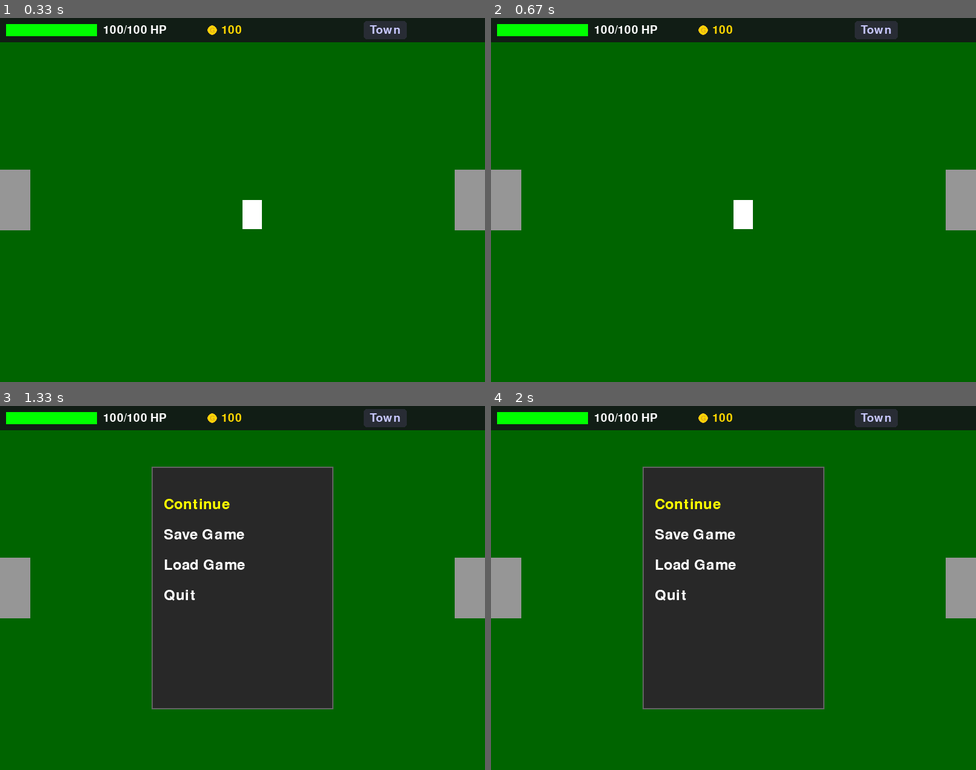
Above: before the commit, frames 1-4 (two rows, left to right).
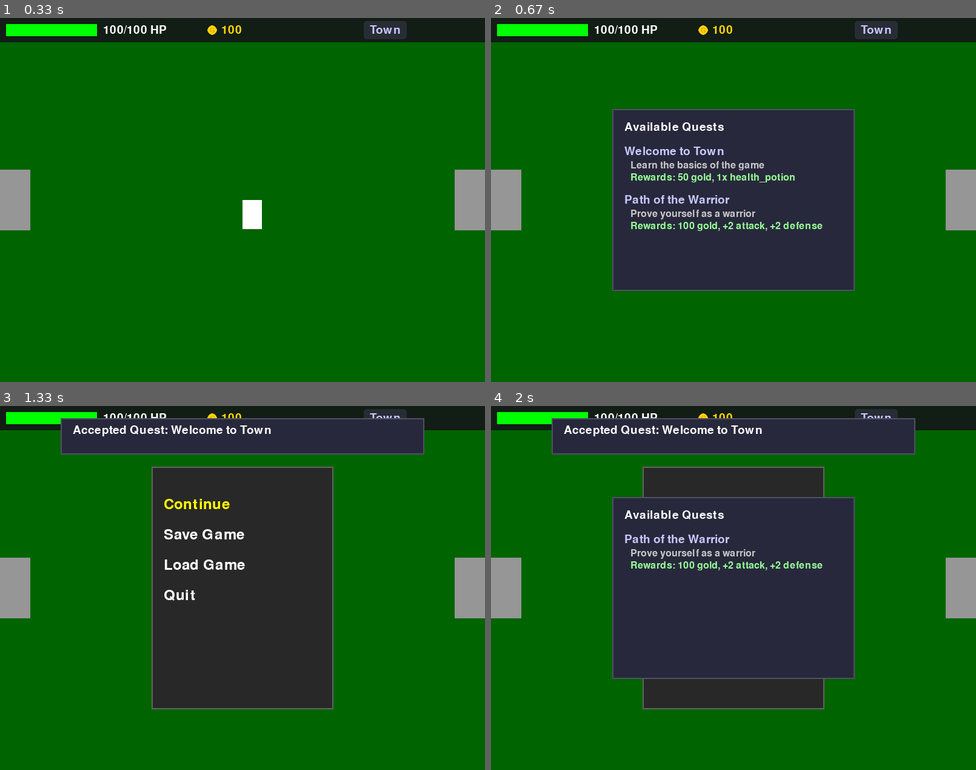
Above: after the commit, the same moments.

Repository: adamjohnlea/pygame-rpg
Game: pygame game, started from main.py
Same seed, same stepped clock (60 frames per second), same inputs: the game is played once before the commit and once after it.
Inputs:
- Up to frame 1 (0.33 s): no input
- Up to frame 2 (0.67 s): tap J at 0.33 s
- Up to frame 3 (1.33 s): tap Enter at 0.67 s; tap Esc at 1 s
- Up to frame 4 (2 s): hold J 1.33-1.8 s; hold D 1.33-1.8 s

Frame 1 is identical in both runs. In frame 2, 25% of the frame differs, in the area x 25-75%, y 25-75%; in frame 3, 7.3%; in frame 4, 16%.

Commit message:
Implement quest acceptance system and reward notifications

Diff:
--- a/game/game_state.py
+++ b/game/game_state.py
@@ -6,6 +6,7 @@
         self.combat_active = False
         self.current_state = "game"
         self.quest_log_active = False
+        self.available_quests_active = False
 
     def toggle_menu(self):
         self.menu_active = not self.menu_active
@@ -42,6 +43,9 @@
         else:
             self.current_state = "game"
 
+    def toggle_available_quests(self):
+        self.available_quests_active = not self.available_quests_active
+
     def is_menu_active(self):
         return self.menu_active
 
@@ -56,3 +60,6 @@
 
     def is_quest_log_active(self):
         return self.quest_log_active
+
+    def is_available_quests_active(self):
+        return self.available_quests_active
--- a/game/quest.py
+++ b/game/quest.py
@@ -8,7 +8,13 @@
         self.description = quest_data['description']
         self.objectives = quest_data['objectives']
         self.rewards = quest_data['rewards']
-        self.status = quest_data['status']  # not_started, in_progress, completed, rewarded
+        self.status = 'available'  # available, accepted, completed, rewarded
+
+    def accept(self):
+        if self.status == 'available':
+            self.status = 'accepted'
+            return True
+        return False
 
     def check_objective_completion(self, objective_id):
         for objective in self.objectives:
@@ -17,11 +23,14 @@
         return False
 
     def complete_objective(self, objective_id):
+        if self.status != 'accepted':
+            return False
         for objective in self.objectives:
             if objective['id'] == objective_id:
                 objective['completed'] = True
                 break
         self._update_status()
+        return True
 
     def _update_status(self):
         if self.status == 'rewarded':
@@ -41,10 +50,26 @@
         total = len(self.objectives)
         return completed, total
 
+    def get_reward_description(self):
+        """Returns a human-readable description of the quest rewards"""
+        rewards = []
+        if 'gold' in self.rewards:
+            rewards.append(f"{self.rewards['gold']} gold")
+        if 'items' in self.rewards:
+            for item in self.rewards['items']:
+                qty = item.get('quantity', 1)
+                rewards.append(f"{qty}x {item['id']}")
+        if 'stats' in self.rewards:
+            for stat, value in self.rewards['stats'].items():
+                rewards.append(f"+{value} {stat}")
+        return ", ".join(rewards)
+
 class QuestManager:
     def __init__(self):
         self.quests = {}
         self.active_quests = []
+        self.available_quests = []
+        self.pending_rewards = []  # List to track rewards that need to be shown
         self.load_quests()
 
     def load_quests(self):
@@ -53,27 +78,30 @@
             with open(quest_file) as f:
                 quest_data = json.load(f)
                 for quest in quest_data['quests']:
-                    self.quests[quest['id']] = Quest(quest)
+                    new_quest = Quest(quest)
+                    self.quests[quest['id']] = new_quest
+                    self.available_quests.append(quest['id'])
 
-    def start_quest(self, quest_id):
-        if quest_id in self.quests and self.quests[quest_id].status == 'not_started':
-            self.quests[quest_id].status = 'in_progress'
-            self.active_quests.append(quest_id)
-            return True
+    def accept_quest(self, quest_id):
+        if quest_id in self.available_quests:
+            quest = self.quests[quest_id]
+            if quest.accept():
+                self.available_quests.remove(quest_id)
+                self.active_quests.append(quest_id)
+                return True
         return False
 
     def complete_objective(self, quest_id, objective_id):
         if quest_id in self.quests:
             quest = self.quests[quest_id]
-            quest.complete_objective(objective_id)
-            return quest.is_completed()
+            return quest.complete_objective(objective_id)
         return False
 
     def get_active_quests(self):
         return [self.quests[qid] for qid in self.active_quests]
 
     def get_available_quests(self):
-        return [quest for quest in self.quests.values() if quest.status == 'not_started']
+        return [self.quests[qid] for qid in self.available_quests]
 
     def get_completed_quests(self):
         return [quest for quest in self.quests.values() if quest.status == 'completed']
@@ -95,3 +123,21 @@
                     (objective['type'] == 'purchase' or objective.get('target') == item_id) and
                     not objective['completed']):
                     quest.complete_objective(objective['id'])
+
+    def apply_rewards(self, player):
+        """Apply quest rewards and return a list of reward messages"""
+        reward_messages = []
+        for quest in self.get_completed_quests():
+            if quest.status == 'completed':
+                reward_message = f"Quest Complete: {quest.name}\nRewards: {quest.get_reward_description()}"
+                self.pending_rewards.append(reward_message)
+                quest.status = 'rewarded'
+        return reward_messages
+
+    def has_pending_rewards(self):
+        return len(self.pending_rewards) > 0
+
+    def get_next_reward_message(self):
+        if self.pending_rewards:
+            return self.pending_rewards.pop(0)
+        return None
--- /dev/null
+++ b/game/quest_ui.py
@@ -0,0 +1,80 @@
+import pygame
+
+class QuestUI:
+    def __init__(self):
+        self.notification_time = 0
+        self.notification_duration = 3000  # 3 seconds
+        self.current_notification = None
+        self.font = pygame.font.Font(None, 28)
+        self.small_font = pygame.font.Font(None, 24)
+
+    def show_notification(self, message):
+        self.current_notification = message
+        self.notification_time = pygame.time.get_ticks()
+
+    def update(self):
+        if self.current_notification:
+            if pygame.time.get_ticks() - self.notification_time > self.notification_duration:
+                self.current_notification = None
+
+    def render_notification(self, screen):
+        if self.current_notification:
+            # Create notification surface
+            lines = self.current_notification.split('\n')
+            line_height = 30
+            height = (len(lines) + 1) * line_height
+            notif_surface = pygame.Surface((600, height))
+            notif_surface.fill((40, 40, 60))
+            pygame.draw.rect(notif_surface, (80, 80, 100), (0, 0, 600, height), 2)
+
+            # Render each line
+            for i, line in enumerate(lines):
+                text = self.font.render(line, True, (255, 255, 255))
+                notif_surface.blit(text, (20, i * line_height + 10))
+
+            # Add fade effect based on time
+            alpha = 255
+            time_shown = pygame.time.get_ticks() - self.notification_time
+            if time_shown > self.notification_duration - 500:  # Start fading 0.5s before end
+                alpha = max(0, 255 * (self.notification_duration - time_shown) / 500)
+            notif_surface.set_alpha(alpha)
+
+            # Position at top center of screen
+            x = (screen.get_width() - notif_surface.get_width()) // 2
+            screen.blit(notif_surface, (x, 20))
+
+    def render_available_quests(self, screen, quests):
+        if not quests:
+            return
+
+        # Create quest list surface
+        quest_surface = pygame.Surface((400, 300))
+        quest_surface.fill((40, 40, 60))
+        pygame.draw.rect(quest_surface, (80, 80, 100), (0, 0, 400, 300), 2)
+
+        # Title
+        title = self.font.render("Available Quests", True, (255, 255, 255))
+        quest_surface.blit(title, (20, 20))
+
+        # Render each quest
+        y_offset = 60
+        for quest in quests:
+            # Quest name
+            name_text = self.font.render(quest.name, True, (200, 200, 255))
+            quest_surface.blit(name_text, (20, y_offset))
+            y_offset += 25
+
+            # Quest description
+            desc_text = self.small_font.render(quest.description, True, (200, 200, 200))
+            quest_surface.blit(desc_text, (30, y_offset))
+            y_offset += 20
+
+            # Quest rewards
+            rewards_text = self.small_font.render(f"Rewards: {quest.get_reward_description()}", True, (150, 255, 150))
+            quest_surface.blit(rewards_text, (30, y_offset))
+            y_offset += 35
+
+        # Draw at center of screen
+        x = (screen.get_width() - quest_surface.get_width()) // 2
+        y = (screen.get_height() - quest_surface.get_height()) // 2
+        screen.blit(quest_surface, (x, y))
--- a/main.py
+++ b/main.py
@@ -6,40 +6,30 @@
 from game.player import Player
 from game.room import Room
 from game.quest import QuestManager
-from game.hud import HUD  # Add import for HUD
+from game.quest_ui import QuestUI
+from game.hud import HUD
 
 class Game:
     def __init__(self):
         print("Initializing game...")
         self.screen = pygame.display.set_mode((800, 600))
         pygame.display.set_caption("Python JRPG")
-        pygame.font.init()  # Initialize font system
+        pygame.font.init()
         print("Display initialized")
 
         self.clock = pygame.time.Clock()
         self.game_state = GameState()
         self.menu = Menu(self.screen)
-        self.hud = HUD()  # Initialize HUD
+        self.hud = HUD()
+        self.quest_ui = QuestUI()
         print("Game components initialized")
         self.reset_game()
 
     def reset_game(self):
         print("Resetting game state...")
-        # Reset game state
         self.game_state = GameState()
-
-        # Create new player
-        print("Creating player...")
         self.player = Player(400, 300)
-        print(f"Player initialized at position: ({self.player.x}, {self.player.y})")
-        print(f"Player rect: {self.player.rect}")
-
-        # Reset quest manager and start tutorial quest
         self.quest_manager = QuestManager()
-        self.quest_manager.start_quest("tutorial_quest")
-
-        # Initialize rooms
-        print("Initializing rooms...")
         self.rooms = {
             'town': Room('town', (800, 600)),
             'shop': Room('shop', (800, 600)),
@@ -60,52 +50,47 @@
                     self.game_state.toggle_inventory()
                 if event.key == pygame.K_q:
                     self.game_state.toggle_quest_log()
+                if event.key == pygame.K_j:  # New key for available quests
+                    self.game_state.toggle_available_quests()
                 if event.key == pygame.K_r:
                     self.reset_game()
                 if event.key == pygame.K_e and self.current_room == 'shop':
                     current_room = self.rooms[self.current_room]
                     if current_room.can_interact_with_shop(self.player):
                         self.game_state.toggle_shop()
+                if event.key == pygame.K_RETURN and self.game_state.is_available_quests_active():
+                    # Accept the first available quest
+                    available_quests = self.quest_manager.get_available_quests()
+                    if available_quests:
+                        quest = available_quests[0]
+                        if self.quest_manager.accept_quest(quest.id):
+                            self.quest_ui.show_notification(f"Accepted Quest: {quest.name}")
+                            self.game_state.toggle_available_quests()
 
             # Handle shop input when shop is active
             if self.game_state.is_shop_active() and self.current_room == 'shop':
                 if self.rooms['shop'].shop.handle_input(event, self.player):
-                    # If item was bought, check quest objectives
                     self.quest_manager.check_purchase_objectives(None)
-                    # Don't apply rewards immediately - they'll be applied in update()
-                    # self.apply_quest_rewards()  # Removed from here
 
             self.player.handle_input(event)
 
         return True
 
-    def apply_quest_rewards(self):
-        for quest in self.quest_manager.get_active_quests():
-            if quest.is_completed() and quest.status != 'rewarded':
-                print(f"Applying rewards for quest: {quest.name}")  # Debug print
-                # Apply rewards
-                if 'gold' in quest.rewards:
-                    reward_gold = quest.rewards['gold']
-                    print(f"Adding {reward_gold} gold as quest reward")  # Debug print
-                    self.player.stats['gold'] += reward_gold
-                if 'items' in quest.rewards:
-                    for item in quest.rewards['items']:
-                        for _ in range(item.get('quantity', 1)):
-                            self.player.inventory.add_item({'id': item['id']})
-                if 'stats' in quest.rewards:
-                    for stat, value in quest.rewards['stats'].items():
-                        self.player.stats[stat] += value
-                quest.status = 'rewarded'
-                print(f"Quest {quest.name} marked as rewarded")
-
     def update(self):
         if not self.game_state.is_menu_active() and not self.game_state.is_shop_active():
             self.player.update()
             self.check_room_transition()
-            # Update quest objectives based on current room
             self.quest_manager.check_room_objectives(self.current_room)
-            # Check and apply any completed quest rewards
-            self.apply_quest_rewards()
+
+            # Apply quest rewards and show notifications
+            self.quest_manager.apply_rewards(self.player)
+            if self.quest_manager.has_pending_rewards():
+                reward_message = self.quest_manager.get_next_reward_message()
+                if reward_message:
+                    self.quest_ui.show_notification(reward_message)
+
+        # Update quest UI
+        self.quest_ui.update()
 
     def check_room_transition(self):
         current_room = self.rooms[self.current_room]
@@ -129,19 +114,14 @@
 
     def render(self):
         self.screen.fill((0, 0, 0))
-
-        # Render current room
         self.rooms[self.current_room].render(self.screen)
 
-        # Render player
         if not self.game_state.is_shop_active():
             self.player.render(self.screen)
 
-        # Update and render HUD
         self.hud.update(self.player.stats)
         self.hud.render(self.screen, self.player.stats, self.current_room)
 
-        # Render UI elements
         if self.game_state.is_menu_active():
             self.menu.render()
         if self.game_state.is_inventory_active():
@@ -150,6 +130,11 @@
             self.rooms['shop'].shop.render(self.screen)
         if self.game_state.is_quest_log_active():
             self.render_quest_log()
+        if self.game_state.is_available_quests_active():
+            self.quest_ui.render_available_quests(self.screen, self.quest_manager.get_available_quests())
+
+        # Render any active notifications
+        self.quest_ui.render_notification(self.screen)
 
         pygame.display.flip()
 
Not shown, changed: README.md
